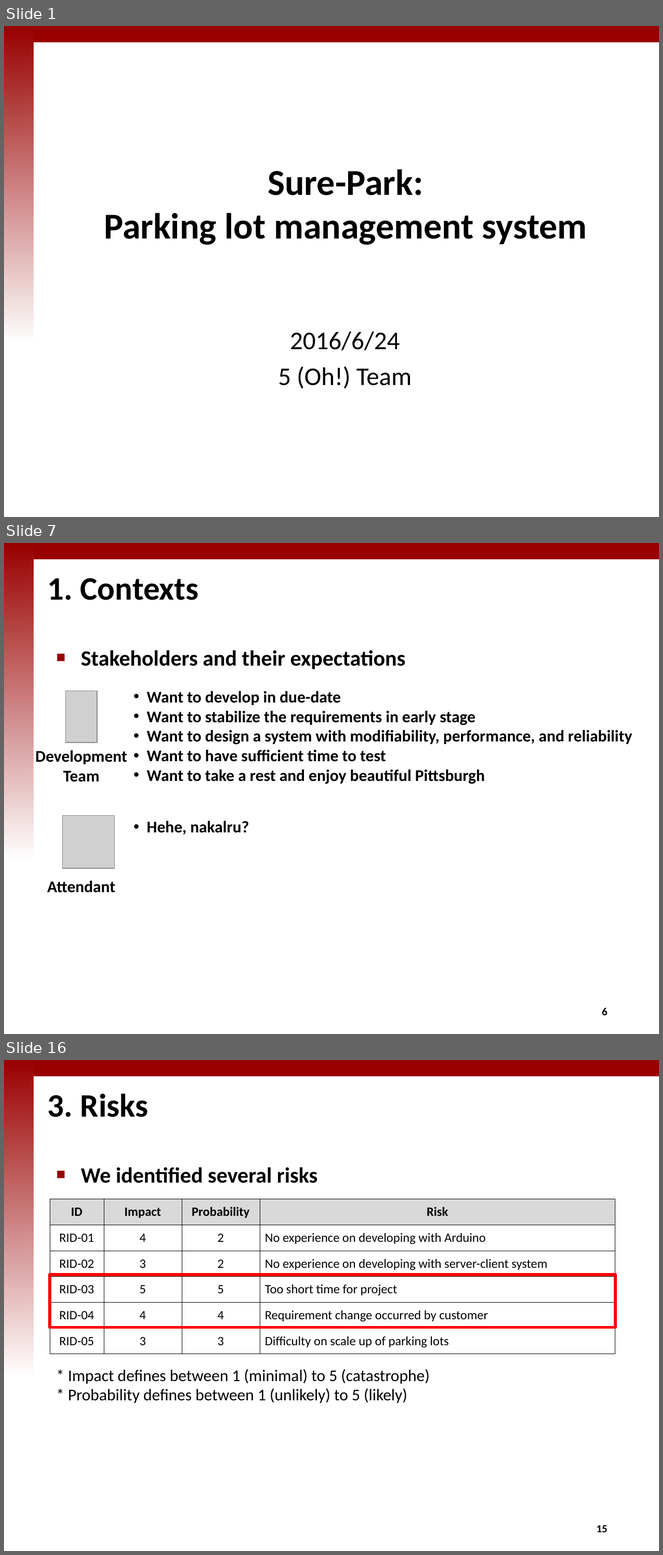
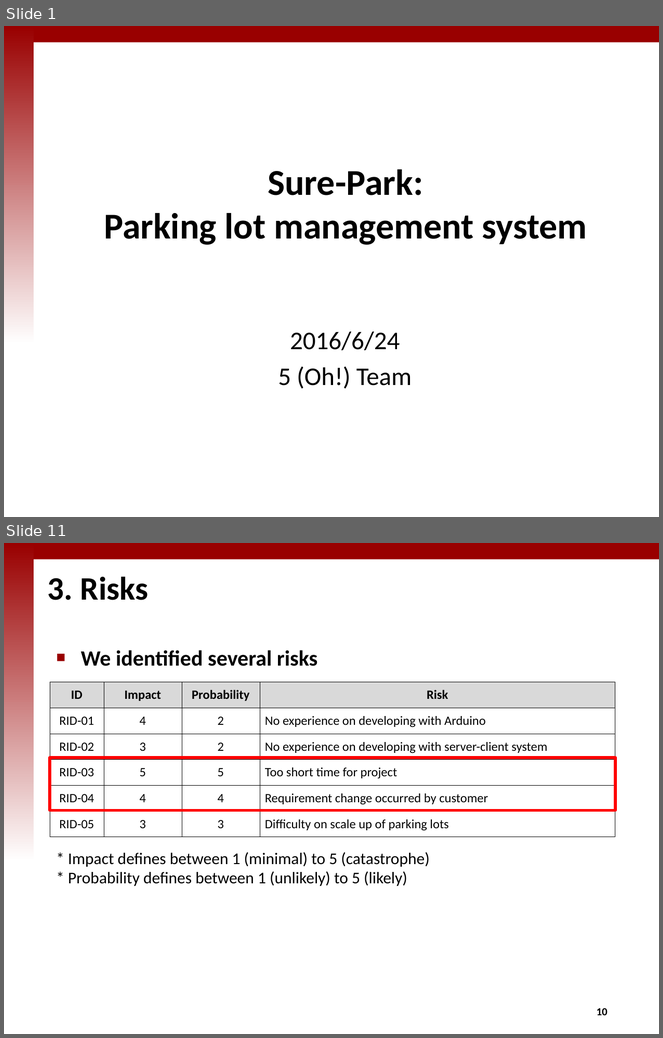
Before and after one commit to iluvjinhee/SureParkSystem, a slide deck: DesignDocument/(5Team_Presentation_002) Final presentation.pptx. Shown one above the other, each under a label of ours: slides 1, 7 and 16 before the commit, slides 1 and 11 after it; the slides between them are not shown. The pictures are 663x1555 and 663x1038 pixels, drawn with LibreOffice and Linux fonts; fonts in the diff are those of the drawing; grey boxes stand for pictures; background and template pictures are left out. Boxes give left, top, right and bottom in pixels: in the first picture for what was removed or moved away, otherwise in the second. Text is boxed around its words. In the diff, an @@ line names an element or a change of style, - is before the commit and + after.

Commit message:
test case commit

```diff
--- a/DesignDocument/(5Team_Presentation_002) Final presentation.pptx
+++ b/DesignDocument/(5Team_Presentation_002) Final presentation.pptx
@@ slide 7 removed at (x1=4, y1=543, x2=659, y2=1034), background #FFFFFF; not listed: 2 template elements that a slide beside it also shows @@
@@ title removed at (x1=48, y1=578, x2=199, y2=600) @@
-1. Contexts
@@ text removed at (x1=81, y1=650, x2=406, y2=669) @@
-■ Stakeholders and their expectations
@@ picture removed at (x1=65, y1=691, x2=97, y2=743) @@
@@ text removed at (x1=147, y1=691, x2=632, y2=784) @@
-• Want to develop in due-date
-• Want to stabilize the requirements in early stage
-• Want to design a system with modifiability, performance, and reliability
-• Want to have sufficient time to test
-• Want to take a rest and enjoy beautiful Pittsburgh
@@ text removed at (x1=35, y1=750, x2=127, y2=782) @@
-Development
-Team
@@ picture removed at (x1=62, y1=815, x2=114, y2=869) @@
@@ text removed at (x1=147, y1=821, x2=249, y2=835) @@
-• Hehe, nakalru?
@@ text removed at (x1=47, y1=881, x2=115, y2=893) @@
-Attendant
@@ page number removed at (x1=602, y1=1008, x2=608, y2=1016) @@
-6
@@ what was slide 16 is now slide 11 @@
@@ page number at (x1=597, y1=1008, x2=608, y2=1016): text changed @@
-15
+10
```
Also in this commit, not shown: 7 slides changed, 2 slides added, 6 other slides removed, 3 other files.
